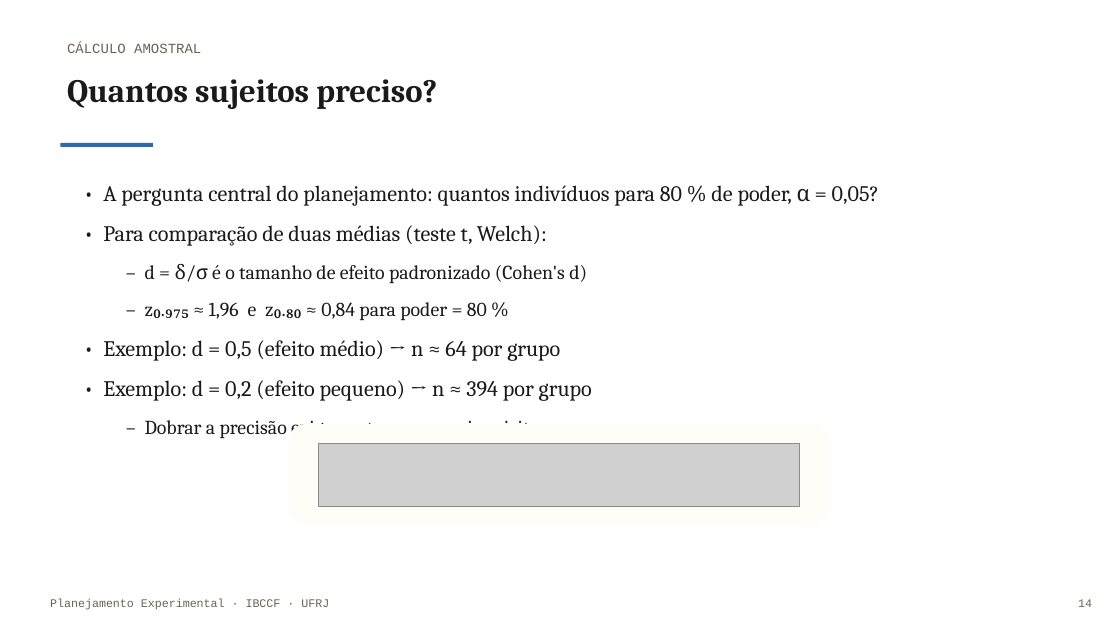
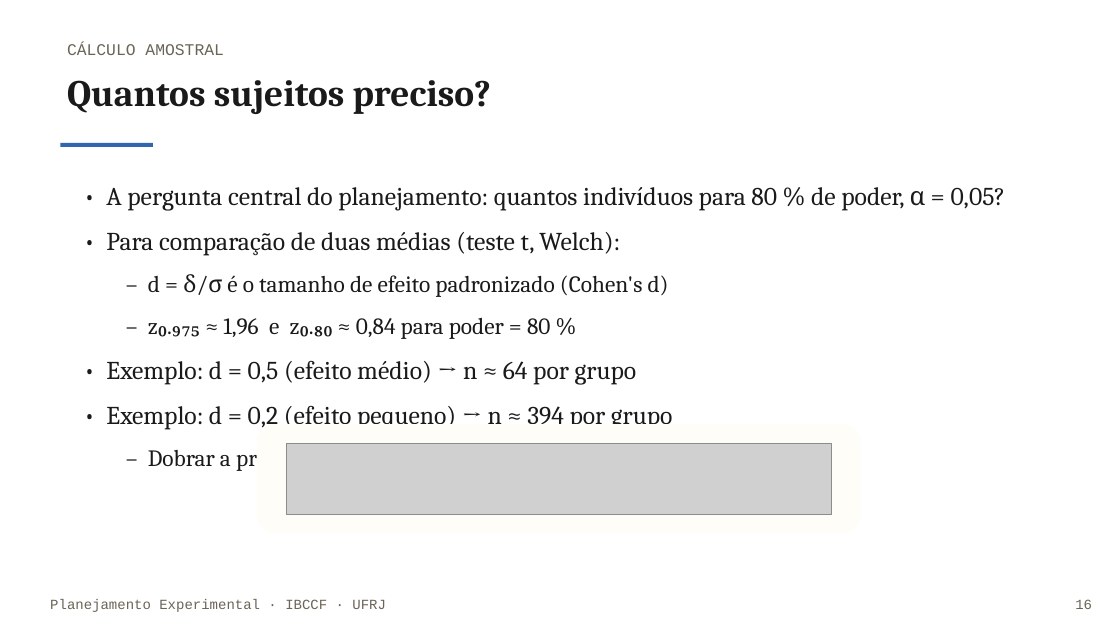
Before and after one commit to monteirotorres/biostat, a slide deck: slide 17 of planejamento_experimental_slides.pptx (slide 15 before the commit). Drawn at 1120x630 pixels with LibreOffice and Linux fonts; fonts in the diff are those of the drawing; grey boxes stand for pictures; background and template pictures are left out. Boxes give left, top, right and bottom in pixels: in the first picture for what was removed or moved away, otherwise in the second. Text is boxed around its words. In the diff, an @@ line names an element or a change of style, - is before the commit and + after.

```diff
--- a/planejamento_experimental_slides.pptx
+++ b/planejamento_experimental_slides.pptx
@@ text "CÁLCULO AMOSTRAL" at [67,43,223,55]: size 12 to 14 pt @@
@@ text "Quantos sujeitos preciso?" at [67,80,492,114]: size 28 to 32 pt @@
@@ text "• A pergunta central do ..." at [106,187,1006,472]: size 19 to 22 pt in "• A pergunta central do planejamento: quantos ...", "• Para comparação de duas médias (teste ...", "• Exemplo: d = 0,5 (efeito médio) ...", "• Exemplo: d = 0,2 (efeito pequeno) ..."; size 17 to 20 pt in "– d = δ/σ é o tamanho ...", "– z₀.₉₇₅ ≈ 1,96 e z₀.₈₀ ≈ ...", "– Dobrar a precisão exige quatro vezes ..." @@
@@ rounded rectangle: place and size @@
-rounded rectangle at [289,424,829,525]
+rounded rectangle at [256,424,860,534]
@@ picture: place and size @@
-picture at [318,443,800,506]
+picture at [286,443,831,514]
@@ text "Planejamento Experimental · IBCCF · ..." at [50,599,386,612]: size 10 to 12 pt @@
@@ text at [1075,599,1092,609]: text changed; size 10 to 12 pt @@
-14
+16
```
Also in this commit, not shown: 22 other slides changed, 3 slides added, 1 slide removed, 13 other files.
